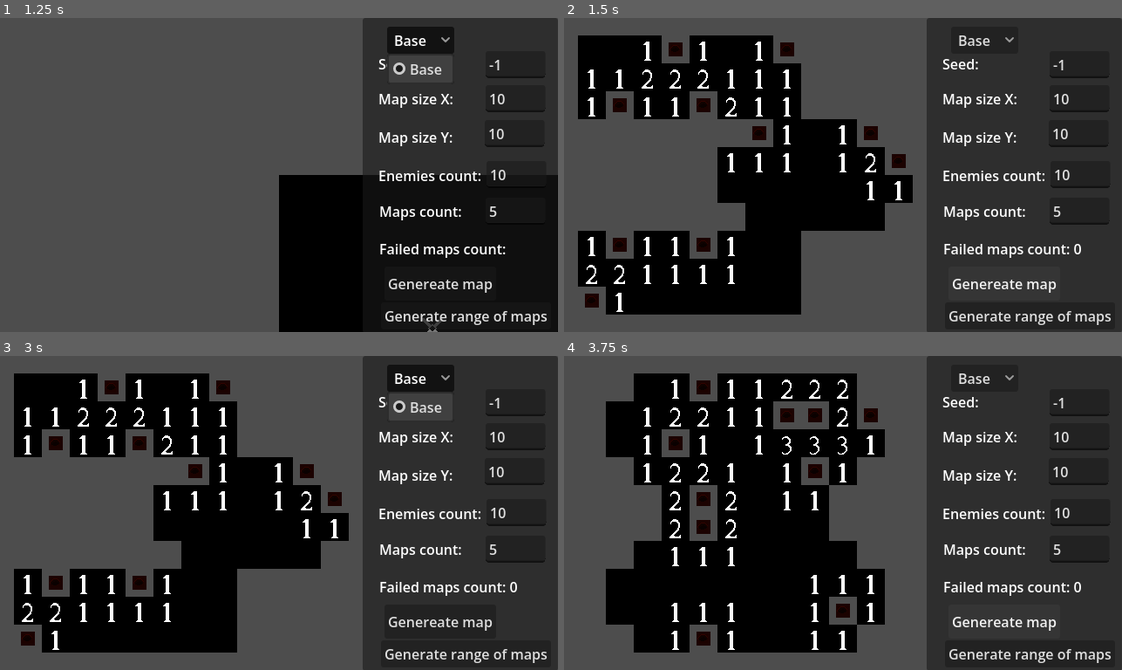
Above: before the commit, frames 1-4 (two rows, left to right).
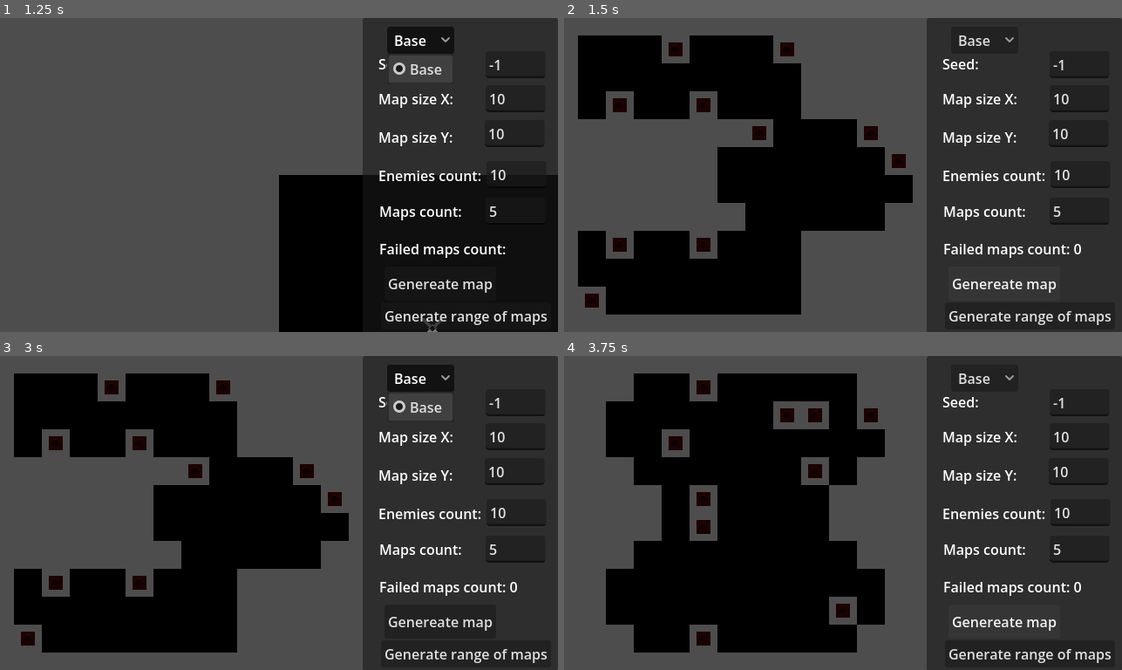
Above: after the commit, the same moments.

Repository: RevanVI/Minesweeper
Game: Godot game, scene res://scenes/dev/map_generator_test.tscn
Same seed, same stepped clock (60 frames per second), same inputs: the game is played once before the commit and once after it. This scene is started directly instead of the project's main scene.
Inputs:
- Up to frame 1 (1.25 s): click "Base" at 0.5 s
- Up to frame 2 (1.5 s): click "Genereate map" at 1.25 s
- Up to frame 3 (3 s): click "Generate range of maps" at 2 s; click "Base" at 2.75 s
- Up to frame 4 (3.75 s): click "Genereate map" at 3.5 s

Frame 1 is identical in both runs. In frame 2, 1.6% of the frame differs, in the area x 3-61%, y 7-94%; in frame 3, 1.6%; in frame 4, 1.9%, in the area x 14-56%, y 7-94%.
Error after the commit: Trying to assign value of type 'Nil' to a variable of type 'float'. (res://scripts/game_logic/map.gd:419)

Commit message:
Tile map setup improvements

Diff:
--- a/resources/tilesets/bright_pixelart.tres
+++ b/resources/tilesets/bright_pixelart.tres
@@ -1,25 +1,35 @@
 [gd_resource type="TileSet" format=3 uid="uid://brqm3brao22wp"]
 
-[ext_resource type="Texture2D" uid="uid://bwgm63lnu5ad3" path="res://resources/textures/bright_pixel.png" id="1_7gxdq"]
+[ext_resource type="Texture2D" uid="uid://mevi2bxp2q5e" path="res://resources/textures/bright_pixel.png" id="1_7gxdq"]
 
 [sub_resource type="TileSetAtlasSource" id="TileSetAtlasSource_shnbq"]
 texture = ExtResource("1_7gxdq")
+0:0/next_alternative_id = 4
 0:0/0 = 0
+0:0/0/custom_data_0 = 0.5
 1:0/0 = 0
+1:0/0/custom_data_0 = 0.2
 2:0/0 = 0
+2:0/0/custom_data_0 = 0.2
 3:0/0 = 0
-4:0/0 = 0
-5:0/0 = 0
-6:0/0 = 0
-7:0/0 = 0
-8:0/0 = 0
+3:0/0/custom_data_0 = 0.1
 0:1/0 = 0
 1:1/0 = 0
 2:1/0 = 0
 3:1/0 = 0
+4:1/0 = 0
+5:1/0 = 0
+6:1/0 = 0
+7:1/0 = 0
+0:2/0 = 0
+1:2/0 = 0
+2:2/0 = 0
+3:2/0 = 0
 
 [sub_resource type="TileSetScenesCollectionSource" id="TileSetScenesCollectionSource_lw0k6"]
 
 [resource]
+custom_data_layer_0/name = "probability"
+custom_data_layer_0/type = 3
 sources/1 = SubResource("TileSetScenesCollectionSource_lw0k6")
 sources/0 = SubResource("TileSetAtlasSource_shnbq")
--- a/scenes/enemies/bomb.tscn
+++ b/scenes/enemies/bomb.tscn
@@ -11,4 +11,4 @@
 texture_filter = 1
 texture = ExtResource("2_fsxe1")
 region_enabled = true
-region_rect = Rect2(32, 16, 16, 16)
+region_rect = Rect2(32, 32, 16, 16)
--- a/scenes/enemies/bomb_1.tscn
+++ b/scenes/enemies/bomb_1.tscn
@@ -12,4 +12,4 @@
 texture_filter = 1
 texture = ExtResource("2_rnll6")
 region_enabled = true
-region_rect = Rect2(32, 16, 16, 16)
+region_rect = Rect2(32, 32, 16, 16)
--- a/scenes/modes/classic_mode.tscn
+++ b/scenes/modes/classic_mode.tscn
@@ -98,9 +98,6 @@
 
 [node name="Map" type="Node2D" parent="." unique_id=2020426353]
 script = ExtResource("4_8ivtb")
-closed_tile = Vector2i(0, 1)
-mark_tile = Vector2i(1, 1)
-empty_tiles = Array[Vector2i]([Vector2i(0, 0), Vector2i(1, 0), Vector2i(2, 0), Vector2i(3, 0), Vector2i(4, 0), Vector2i(5, 0), Vector2i(6, 0), Vector2i(7, 0), Vector2i(8, 0)])
 
 [node name="Board" type="TileMapLayer" parent="Map" unique_id=1803348003]
 texture_filter = 1
--- a/scripts/game_logic/map.gd
+++ b/scripts/game_logic/map.gd
@@ -12,12 +12,19 @@
 	ERROR = 99,
 }
 
+
+#Tileset data
+#TODO: potentially move it somewhere?
 const ENEMY_COLLECTION_ID = 1
 
-@export var closed_tile: Vector2i
-@export var mark_tile: Vector2i
-@export var empty_tiles: Array[Vector2i]
-@export var hidden_tile: Vector2i
+var _empty_cell_row: int = 0
+var _empty_cell_tiles: Array[Vector2i]
+var _empty_tiles_weights: Array[float]
+var _numbered_tiles_row: int = 1
+var _numbered_tiles: Array[Vector2i]
+var _closed_tile: Vector2i = Vector2i(0, 2)
+var _mark_tile: Vector2i = Vector2i(1, 2)
+var _hidden_tile: Vector2i = Vector2i(3, 2)
 
 var size: Vector2i = Vector2i(0, 0)
 var _directions: Array[Vector2i] = []
@@ -25,6 +32,8 @@
 var _enemies_on_map: Dictionary[Vector2i, Enemy] = { }
 var _map_data: Array[Array]
 var _modifier_list: ModifiersList
+var _rng: RandomNumberGenerator
+
 
 @onready var board: TileMapLayer = $Board
 @onready var top_board: TileMapLayer = $Cells
@@ -32,6 +41,7 @@
 
 func _ready() -> void:
 	_build_directions()
+	_build_tileset_coords()
 
 
 func set_map_data(map_data: Array[Array]) -> void:
@@ -51,7 +61,13 @@
 	board.modulate.a = 1
 
 
-func update_visual_map() -> void:
+func update_visual_map(gen_seed: int = -1) -> void:
+	_rng = RandomNumberGenerator.new()
+	if gen_seed != -1:
+		_rng.seed = gen_seed
+	else:
+		_rng.seed = randi()
+
 	top_board.clear()
 	board.clear()
 	for x in range(size.x):
@@ -64,17 +80,22 @@
 				continue
 
 			if not tile_data.opened:
-				top_board.set_cell(pos, 0, closed_tile)
+				top_board.set_cell(pos, 0, _closed_tile)
 			if tile_data.marked:
-				top_board.set_cell(pos, 0, mark_tile)
+				top_board.set_cell(pos, 0, _mark_tile)
 
 			var hide_modifier: ModifierHiddenCells = null
 			if _modifier_list:
 				hide_modifier = _modifier_list.get_modifier_by_tag(ModifierBase.ModifierTag.HIDE_CELLS)
 			if hide_modifier and tile_data.enemies_count in hide_modifier.hidden_values:
-				board.set_cell(pos, 0, hidden_tile)
+				board.set_cell(pos, 0, _hidden_tile)
 			else:
-				board.set_cell(pos, 0, empty_tiles[tile_data.enemies_count])
+				var tile_coords: Vector2i
+				if tile_data.enemies_count == 0:
+					tile_coords = _empty_cell_tiles[_rng.rand_weighted(_empty_tiles_weights)]
+				else:
+					tile_coords = _numbered_tiles[tile_data.enemies_count - 1]
+				board.set_cell(pos, 0, tile_coords)
 
 
 func reset_top_board() -> void:
@@ -85,7 +106,7 @@
 			if _map_data[x][y].playable:
 				_map_data[x][y].opened = false
 				_map_data[x][y].marked = false
-				top_board.set_cell(Vector2i(x, y), 0, closed_tile)
+				top_board.set_cell(Vector2i(x, y), 0, _closed_tile)
 
 
 func reset_board() -> void:
@@ -96,7 +117,7 @@
 			if _map_data[x][y].playable:
 				_map_data[x][y].enemies_count = 0
 				_map_data[x][y].type = CellType.EMPTY
-				board.set_cell(Vector2i(x, y), 0, empty_tiles[0])
+				board.set_cell(Vector2i(x, y), 0, _empty_cell_tiles[0])
 	_enemies_on_map.clear()
 
 
@@ -162,8 +183,7 @@
 	return CellType.ERROR
 
 
-func get_neighbour_cells(pos: Vector2i, filter_cell: Array[Vector2i] = []) -> Array[Vector2i]:
-	#TODO: refactor to remove reading tile texture for filter
+func get_neighbour_cells(pos: Vector2i, filter_closed: bool = false) -> Array[Vector2i]:
 	var neighbours: Array[Vector2i] = []
 	for dir in _directions:
 		var new_pos = pos + dir
@@ -175,8 +195,10 @@
 		if _map_data[new_pos.x][new_pos.y].playable == false:
 			continue
 
-		var cell_type = top_board.get_cell_atlas_coords(new_pos)
-		if filter_cell.is_empty() == true || cell_type in filter_cell:
+		if filter_closed:
+			if _map_data[new_pos.x][new_pos.y].opened == false:
+				neighbours.append(new_pos)
+		else:
 			neighbours.append(new_pos)
 
 	return neighbours
@@ -261,14 +283,14 @@
 	#TODO: check valid position?
 	var cell_data: MapTileData = _map_data[pos.x][pos.y]
 	cell_data.opened = false
-	top_board.set_cell(pos, 0, closed_tile)
+	top_board.set_cell(pos, 0, _closed_tile)
 	cell_closed.emit(pos)
 
 
 func reveal_empty_neighbours(pos: Vector2i) -> Array[Vector2i]:
 	var opened_cells: Array[Vector2i] = []
 	var stack: Array[Vector2i] = []
-	stack.append_array(get_neighbour_cells(pos, [closed_tile]))
+	stack.append_array(get_neighbour_cells(pos, true))
 
 	while stack.is_empty() == false:
 		var cur_cell = stack.pop_back()
@@ -277,7 +299,7 @@
 		top_board.erase_cell(cur_cell)
 		opened_cells.append(cur_cell)
 		if cell_data.enemies_count == 0:
-			var neighbour_cells = get_neighbour_cells(cur_cell, [closed_tile])
+			var neighbour_cells = get_neighbour_cells(cur_cell, true)
 			stack.append_array(neighbour_cells)
 
 	return opened_cells
@@ -300,12 +322,12 @@
 	if cell_data.marked == false:
 		print("Cell marked: " + str(pos))
 		cell_data.marked = true
-		top_board.set_cell(pos, 0, mark_tile)
+		top_board.set_cell(pos, 0, _mark_tile)
 		cell_marked.emit(true)
 	elif cell_data.marked == true:
 		print("Cell unmarked: " + str(pos))
 		cell_data.marked = false
-		top_board.set_cell(pos, 0, closed_tile)
+		top_board.set_cell(pos, 0, _closed_tile)
 		cell_marked.emit(false)
 
 
@@ -371,9 +393,9 @@
 			if _modifier_list:
 				hide_modifier = _modifier_list.get_modifier_by_tag(ModifierBase.ModifierTag.HIDE_CELLS)
 			if hide_modifier and data.enemies_count in hide_modifier.hidden_values:
-				board.set_cell(neighbour, 0, hidden_tile)
+				board.set_cell(neighbour, 0, _hidden_tile)
 			else:
-				board.set_cell(neighbour, 0, empty_tiles[data.enemies_count])
+				board.set_cell(neighbour, 0, _numbered_tiles[data.enemies_count - 1])
 
 
 func _build_directions() -> void:
@@ -382,6 +404,27 @@
 		for y in range(-1, 2):
 			if x != 0 || y != 0:
 				_directions.append(Vector2i(x, y))
+
+
+func _build_tileset_coords() -> void:
+	var atlas_source: TileSetAtlasSource = board.tile_set.get_source(0)
+
+	var ind: int = 0
+	var has_tile: bool = atlas_source.has_tile(Vector2i(ind, _empty_cell_row))
+	assert(has_tile)
+
+	while has_tile:
+		_empty_cell_tiles.append(Vector2i(ind, _empty_cell_row))
+		var tile_data: TileData = atlas_source.get_tile_data(Vector2i(ind, _empty_cell_row), 0)
+		var prob_value: float = tile_data.get_custom_data("probability")
+		assert(prob_value > 0)
+		_empty_tiles_weights.append(prob_value)
+		ind += 1
+		has_tile = atlas_source.has_tile(Vector2i(ind, _empty_cell_row))
+
+	for i in range(0, 7):
+		assert(atlas_source.has_tile(Vector2i(i, _numbered_tiles_row)))
+		_numbered_tiles.append(Vector2i(i, _numbered_tiles_row))
 
 
 class MapTileData:
--- a/scripts/game_logic/map_generators/map_generator.gd
+++ b/scripts/game_logic/map_generators/map_generator.gd
@@ -44,7 +44,7 @@
 			map_data[x].append(tile_data)
 
 	map.set_map_data(map_data)
-	map.update_visual_map()
+	map.update_visual_map(gen_seed)
 
 
 func populate_map(map_ref: Map, start_pos: Vector2i) -> bool:
@@ -60,7 +60,7 @@
 	var iter: int = 0
 	while iter < max_generation_attempts and success == false:
 		success = spawn_enemies(start_pos)
-
+	assert(success)
 	return success
 
 
Binary file changed: resources/textures/bright_pixel.png
Not shown, changed: resources/textures/bright_pixel.png.import
Not shown: 1 places in scenes/enemies/bomb.tscn that only renumber resources
Not shown: 1 places in scenes/enemies/bomb_1.tscn that only renumber resources
